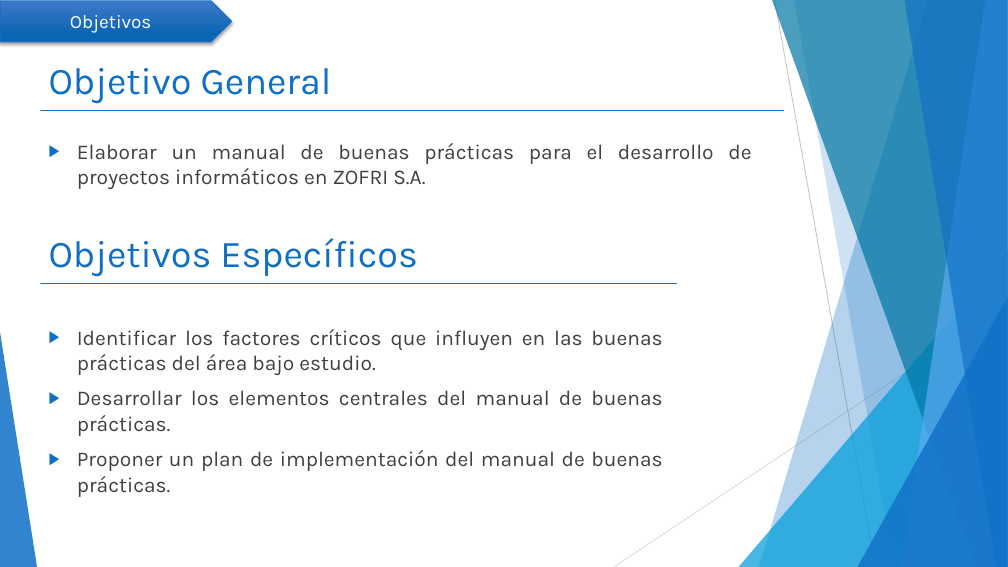
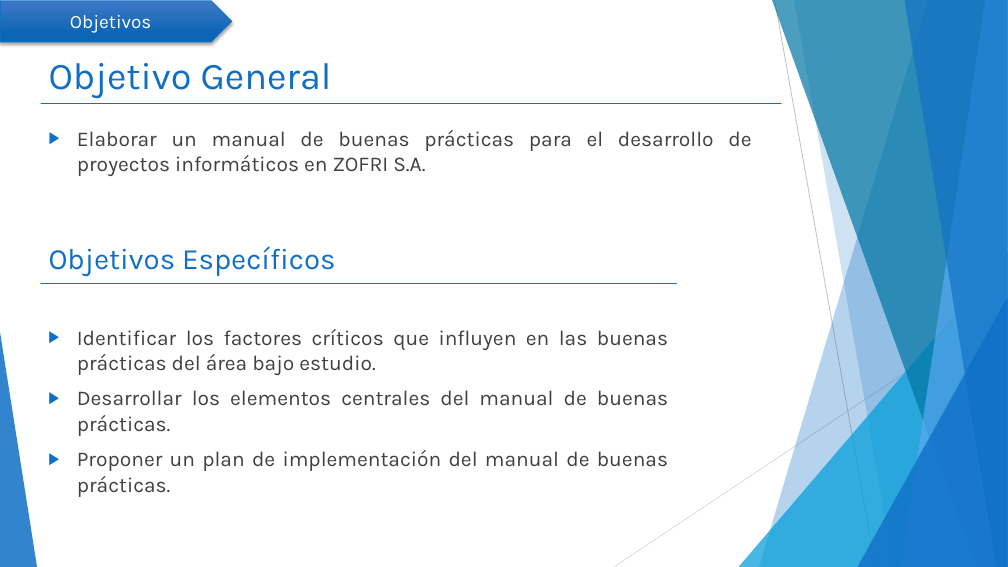
Before and after one commit to mcamara75/tituloUnap, a slide deck: slide 2 of 2018/TT IQQ 2018 Camara y Garay.pptx. Drawn at 1008x567 pixels with LibreOffice and Linux fonts; fonts in the diff are those of the drawing. Boxes give left, top, right and bottom in pixels: in the first picture for what was removed or moved away, otherwise in the second. Text is boxed around its words. In the diff, an @@ line names an element or a change of style, - is before the commit and + after.

```diff
--- a/2018/TT IQQ 2018 Camara y Garay.pptx
+++ b/2018/TT IQQ 2018 Camara y Garay.pptx
@@ title "Objetivo General": place and size @@
-title "Objetivo General" at box(49, 68, 332, 104)
+title "Objetivo General" at box(49, 63, 332, 99)
@@ line removed from (41, 110) to (783, 110) @@
@@ line added from (42, 104) to (781, 104), #0F6FC6 1 pt @@
@@ text "Elaborar un manual de buenas ...": place and size @@
-text "Elaborar un manual de buenas ..." at box(77, 143, 751, 189)
+text "Elaborar un manual de buenas ..." at box(77, 130, 751, 176)
@@ text "Objetivos Específicos": place and size @@
-text "Objetivos Específicos" at box(49, 238, 417, 277)
+text "Objetivos Específicos" at box(49, 246, 335, 276)
@@ text "Objetivos Específicos" at box(49, 246, 335, 276): size 36 to 28 pt @@
@@ text "Identificar los factores críticos que ..." rewrapped from box(77, 329, 662, 497) to box(77, 329, 668, 497) @@
```
Also in this commit, not shown: 4 other slides changed.
